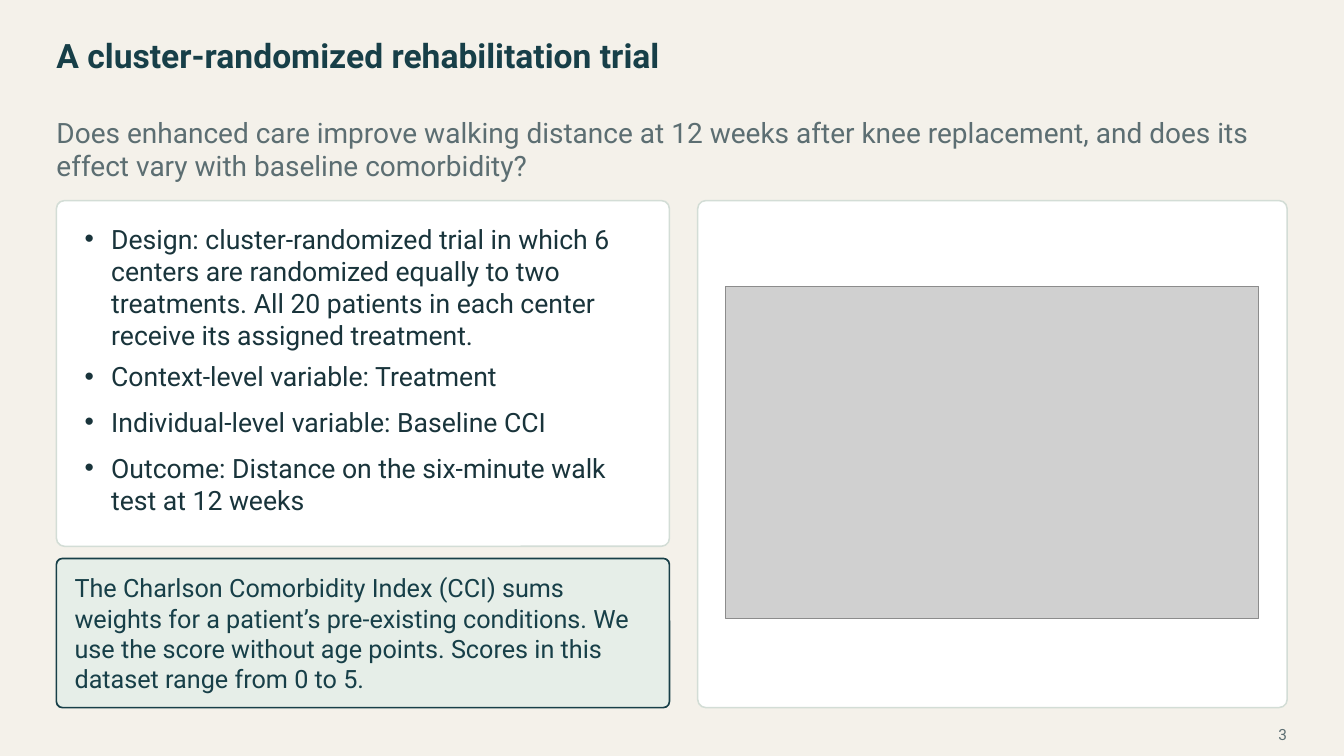
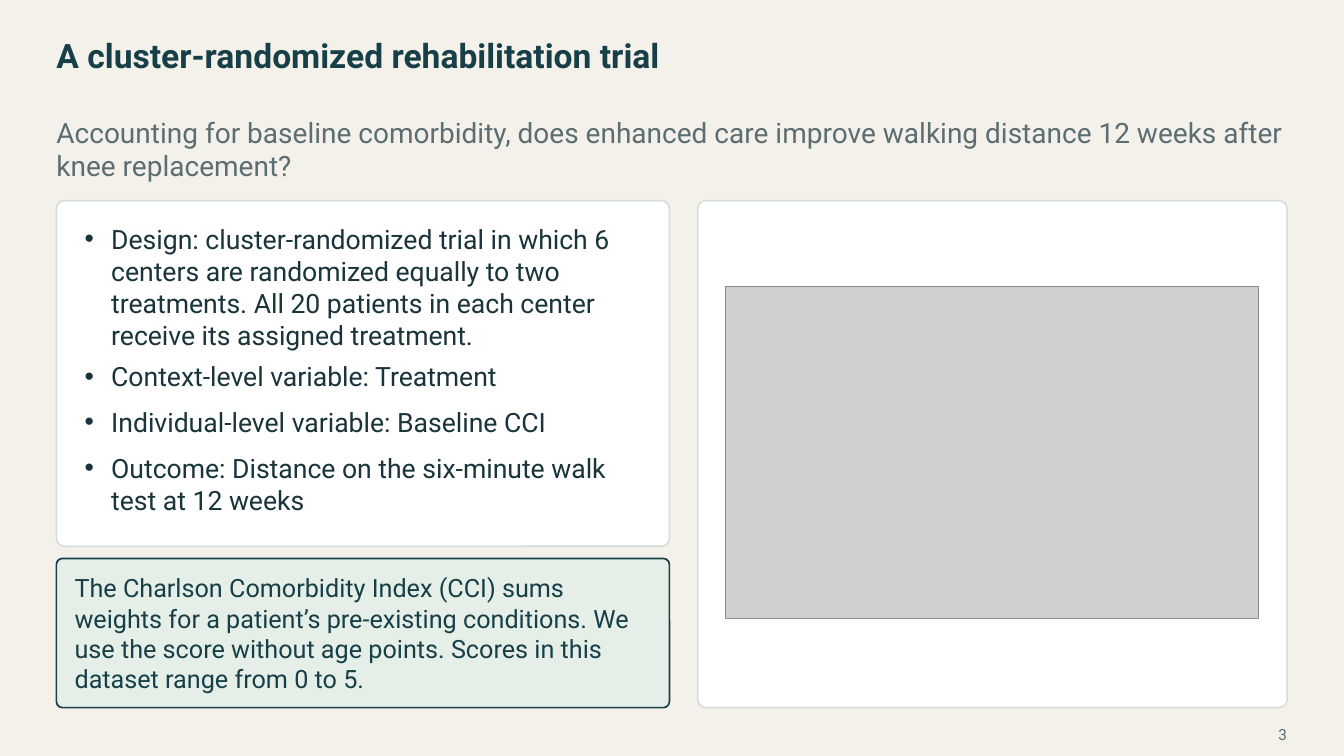
Before and after one commit to Postmus/BeyondMLR, a slide deck: slide 3 of lectures_2627/week3/Beyond_MLR_Week_3.pptx. Drawn at 1344x756 pixels with LibreOffice and Linux fonts; fonts in the diff are those of the drawing; grey boxes stand for pictures. Boxes give left, top, right and bottom in pixels: in the first picture for what was removed or moved away, otherwise in the second. Text is boxed around its words. In the diff, an @@ line names an element or a change of style, - is before the commit and + after.

Commit message:
Complete Week 3 lecture and add Chicago Airbnb Labs 5 and 6
Include the HbA1c case study, nested random effects analysis, and worked lab answers.

```diff
--- a/lectures_2627/week3/Beyond_MLR_Week_3.pptx
+++ b/lectures_2627/week3/Beyond_MLR_Week_3.pptx
@@ text at (56,121,1282,182): text changed @@
-Does enhanced care improve walking distance at 12 weeks after knee replacement, and does its effect vary with baseline comorbidity?
+Accounting for baseline comorbidity, does enhanced care improve walking distance 12 weeks after knee replacement?
```
Also in this commit, not shown: 20 slides added, 4 slides removed, 36 other files.
